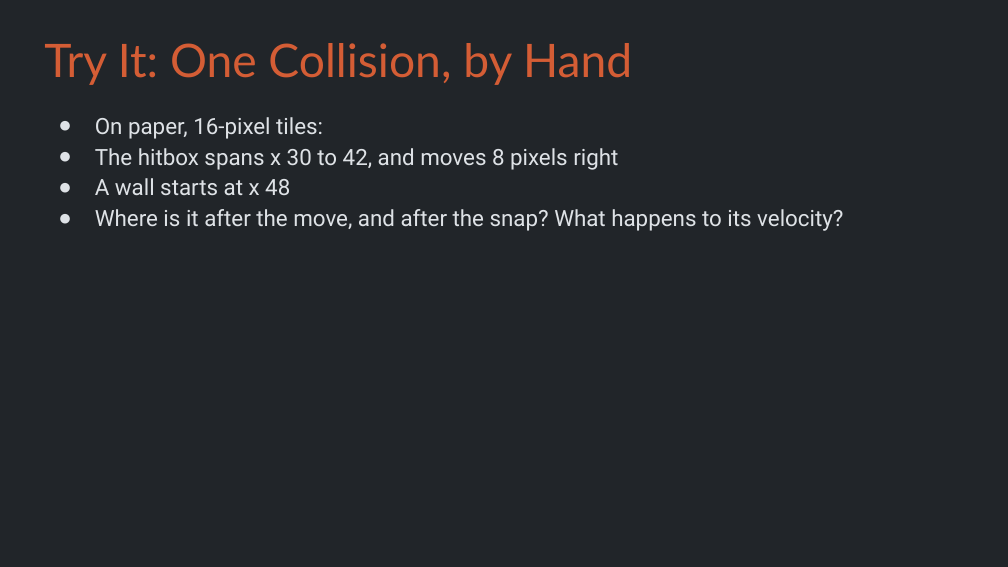
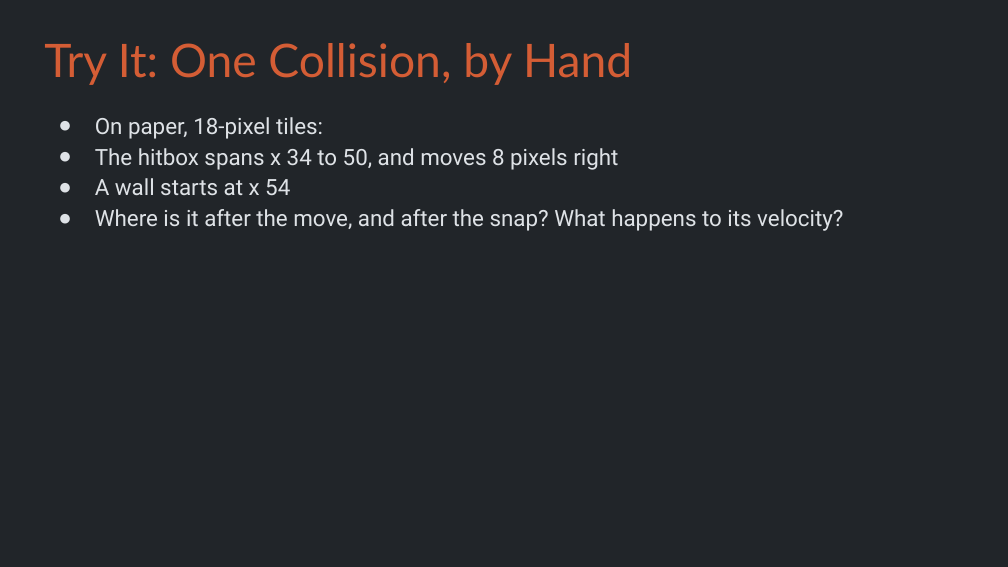
Before and after one commit to Metamate/gar, a slide deck: slide 21 of slides/06 Super Mario Bros.pptx. Drawn at 1008x567 pixels with LibreOffice and Linux fonts; fonts in the diff are those of the drawing. Boxes give left, top, right and bottom in pixels: in the first picture for what was removed or moved away, otherwise in the second. Text is boxed around its words. In the diff, an @@ line names an element or a change of style, - is before the commit and + after.

```diff
--- a/slides/06 Super Mario Bros.pptx
+++ b/slides/06 Super Mario Bros.pptx
@@ text at [95, 117, 618, 195]: text changed @@
-● On paper, 16-pixel tiles:
-● The hitbox spans x 30 to 42, and moves 8 pixels right
-● A wall starts at x 48
+● On paper, 18-pixel tiles:
+● The hitbox spans x 34 to 50, and moves 8 pixels right
+● A wall starts at x 54
```
Also in this commit, not shown: 10 other slides changed, 1 other file.
